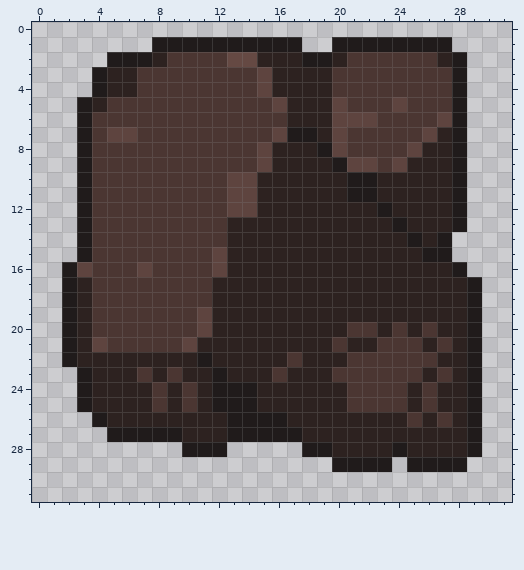
A pixel-art sprite gets an edit: Assets/Entities/Obstacles/Rock01.png. Above is the file before it was changed.
The file is 32x32 pixels. Colours within 5 levels of each other are drawn and written as one.
Now the later version:
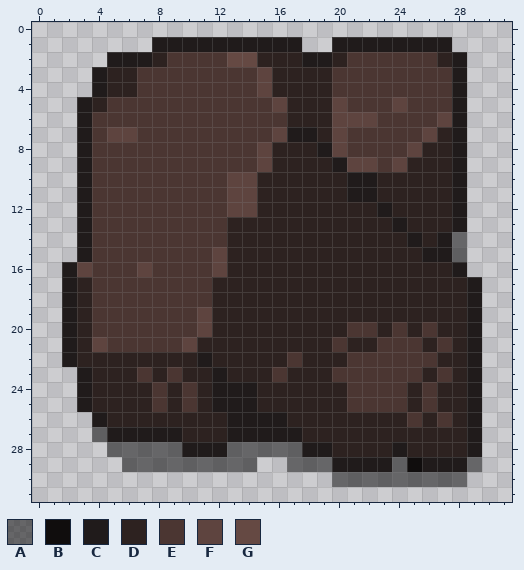
Palette (. is transparent): A #00000080  B #100d0d  C #201b1b  D #2d2220  E #4b3632  F #5e443f  G #654943
Changes in this commit:
y 14..15: x 28 . -> A
y 27: x 4 . -> A
y 28: x 5..9 ..... -> AAAAA; x 13..17 ..... -> AAAAA
y 29: x 6..14 ......... -> AAAAAAAAA; x 17..19 ... -> AAA; x 24..25 .C -> AB; x 29 . -> A
y 30: x 20..28 ......... -> AAAAAAAAA
Changed places in both pictures, as pixel boxes (x1, y1, x2, y2):
added: (452, 232, 467, 262)
changed: (92, 427, 482, 487)
